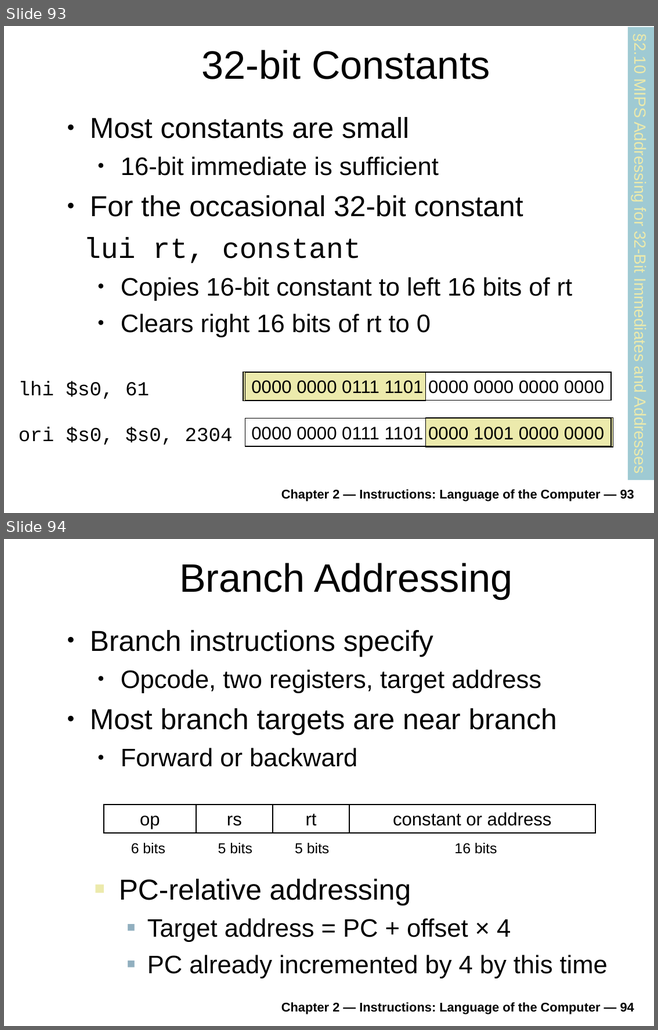
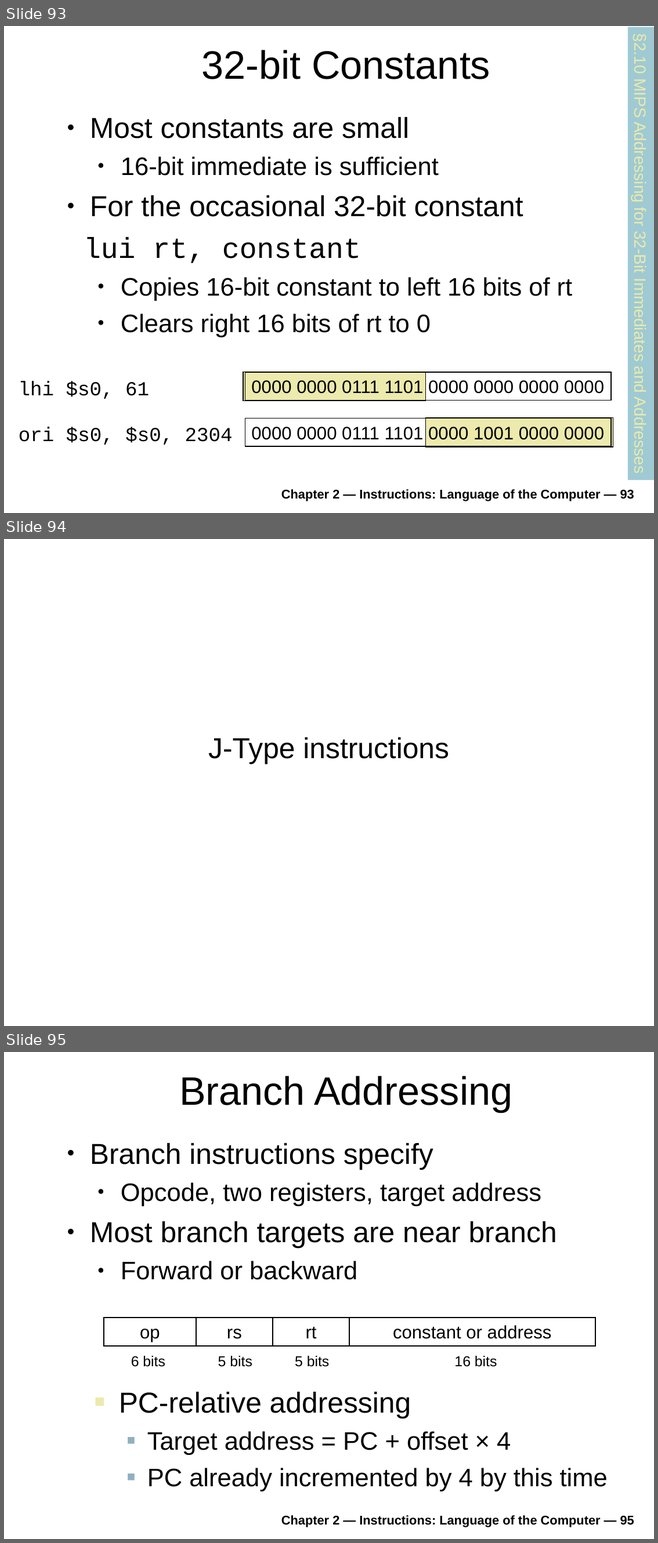
Before and after one commit to antonburtsev/cs3810, a slide deck: lectures/lecture04-mips/lecture-04-mips.odp. Shown one above the other, each under a label of ours: slides 93 and 94 before the commit, slides 93, 94 and 95 after it. The pictures are 658x1030 and 658x1543 pixels, drawn with LibreOffice and Linux fonts; fonts in the diff are those of the drawing. Boxes give left, top, right and bottom in pixels: in the first picture for what was removed or moved away, otherwise in the second. Text is boxed around its words. In the diff, an @@ line names an element or a change of style, - is before the commit and + after.

```diff
--- a/lectures/lecture04-mips/lecture-04-mips.odp
+++ b/lectures/lecture04-mips/lecture-04-mips.odp
@@ slide 94 added at (4, 539, 654, 1026), background #FFFFFF @@
@@ subtitle added at (208, 737, 449, 764), 32 pt, text #000000 @@
+J-Type instructions
@@ what was slide 94 is now slide 95 @@
@@ text at (281, 1515, 634, 1528): text changed @@
-Chapter 2 — Instructions: Language of the Computer — 94
+Chapter 2 — Instructions: Language of the Computer — 95
```
Also in this commit, not shown: 2 slides changed, 1 other slide added, 1 slide removed, 2 other files.
